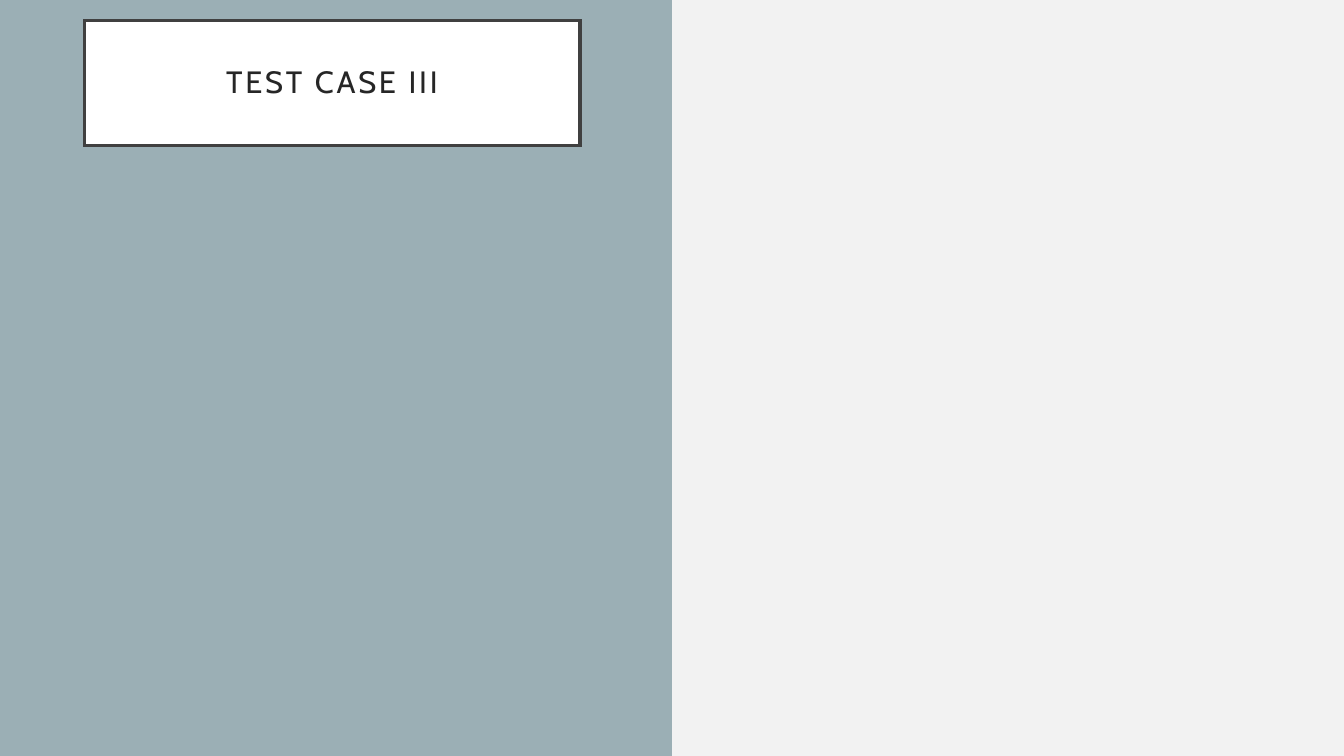
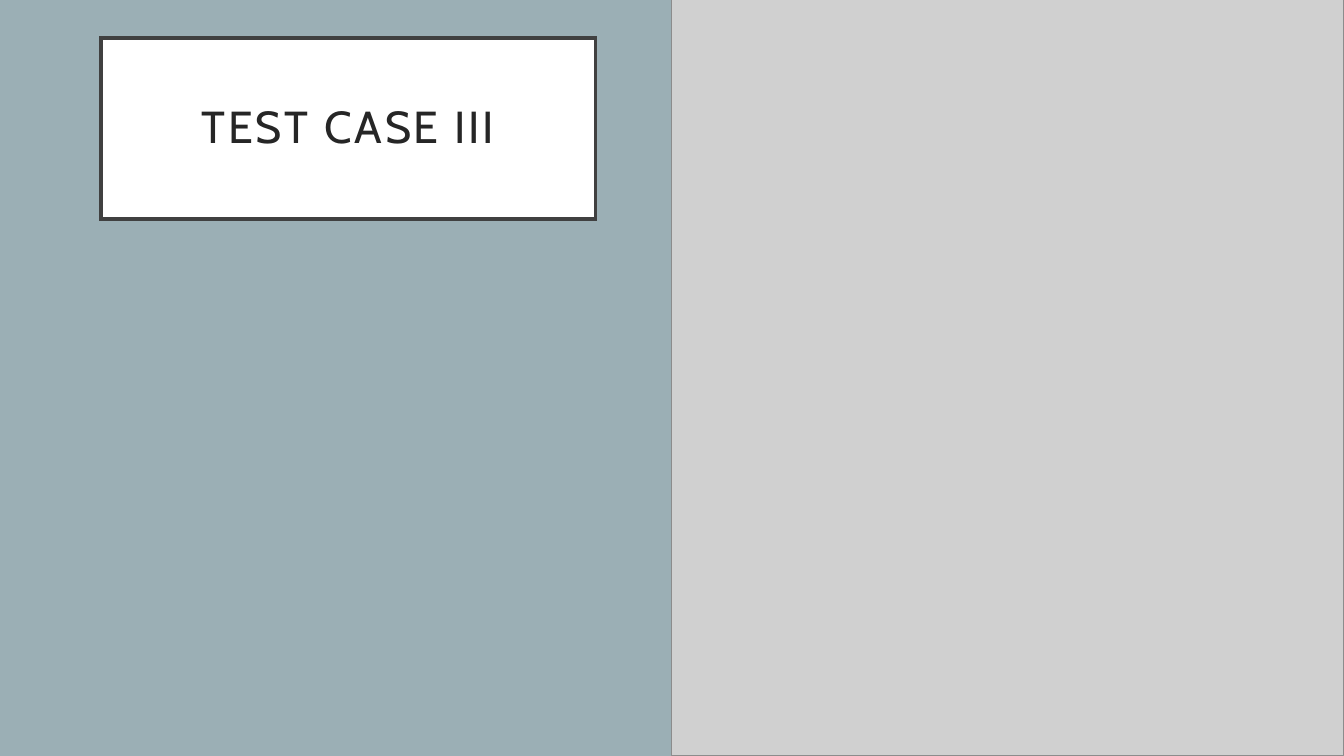
Before and after one commit to kylawilson/EC327FinalProject, a slide deck: slide 9 of doc/ProjectArchitecture.pptx (slide 6 before the commit). Drawn at 1344x756 pixels with LibreOffice and Linux fonts; fonts in the diff are those of the drawing; grey boxes stand for pictures. Boxes give left, top, right and bottom in pixels: in the first picture for what was removed or moved away, otherwise in the second. Text is boxed around its words. In the diff, an @@ line names an element or a change of style, - is before the commit and + after.

```diff
--- a/doc/ProjectArchitecture.pptx
+++ b/doc/ProjectArchitecture.pptx
@@ background #F2F2F2 to #9BAFB5 @@
@@ rectangle removed at [0, 0, 673, 756] @@
@@ picture added at [673, 0, 1344, 756] @@
@@ title "TEST CASE III": place and size @@
-title "TEST CASE III" at [85, 20, 581, 145]
+title "TEST CASE III" at [101, 38, 596, 220]
@@ title "TEST CASE III" at [101, 38, 596, 220]: size 22 to 32 pt @@
```
Also in this commit, not shown: 2 other slides changed, 3 slides added, 1 slide removed.
